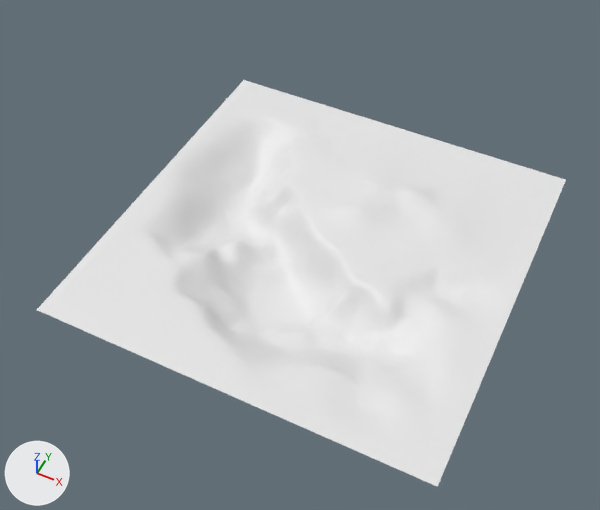
Before and after pictures for a commit that changed the FBX model assets/models/new_world_map.fbx.
Both versions are drawn from a 50 mm camera at (191.0, -418.0, 495.0) aimed at (-8.0, -21.0, -1.0). The lights are fixed; the arrows at lower left show +X, +Y and +Z. The first picture is the older version. Where no turn or scale is listed for an object, it has been applied to the vertices.

In view in the first picture: 'Landscape.001'.
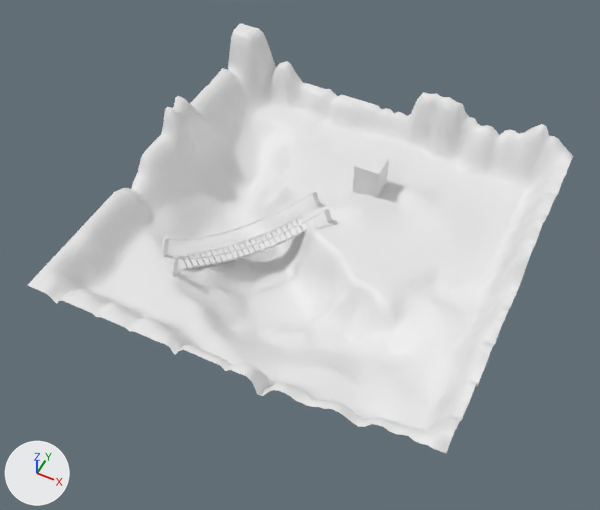
The newer file is also rescaled (x0.5) as a whole; pictures and numbers use the older file's frame.

Location of each change, (x1, y1, x2, y2) in pixels of the pictures (600 x 510 px):
'Landscape.001', reshaped
    before: (37, 80, 566, 487)
    after: (27, 23, 573, 453)
'Plane', added
    after: (162, 189, 332, 275)
'Plane.001', added
    after: (353, 150, 389, 198)

The edits, one by one:
me_landscape_001 is used by ob_landscape_001; location (0.0, 0.0, 0.0).
me_landscape_001 had 6400 vertices, 6241 faces and spanned x -160.0..160.0, y -160.0..160.0, z -40.0..8.0.
me_landscape_001 now has 6400 vertices, 6241 faces and spans x -160.0..160.0, y -160.0..160.0, z -40.0..64.0.
me_landscape_001 part 1: 2081 of 6400 vertices moved; they spanned x -160.0..160.0, y -160.0..160.0, z -12.0..1.0 and now span x -160.0..160.0, y -160.0..160.0, z -11.0..64.0; mean shift (0.0, 0.0, 22.0); largest move (-160.0, 160.0, 0.0) -> (-160.0, 160.0, 64.0).
Mesh me_plane_002 is new.
It is a box spanning x -1.0..1.0, y -1.0..1.0, z -2.89..0.0.
Mesh me_plane is new.
It has 576 vertices, 486 faces and spans x -94.5..12.6, y -114.8..10.7, z -18.0..13.4.
Object 'Plane.001' (ob_plane_001) is new; it shows me_plane_002.
Its location is (12.4, 72.1, 0.0).
Its scale is (-11.0, -11.0, -11.0).
Object 'Plane' (ob_plane) is new; it shows me_plane.
Its location is (-12.0, 29.0, 5.3).
